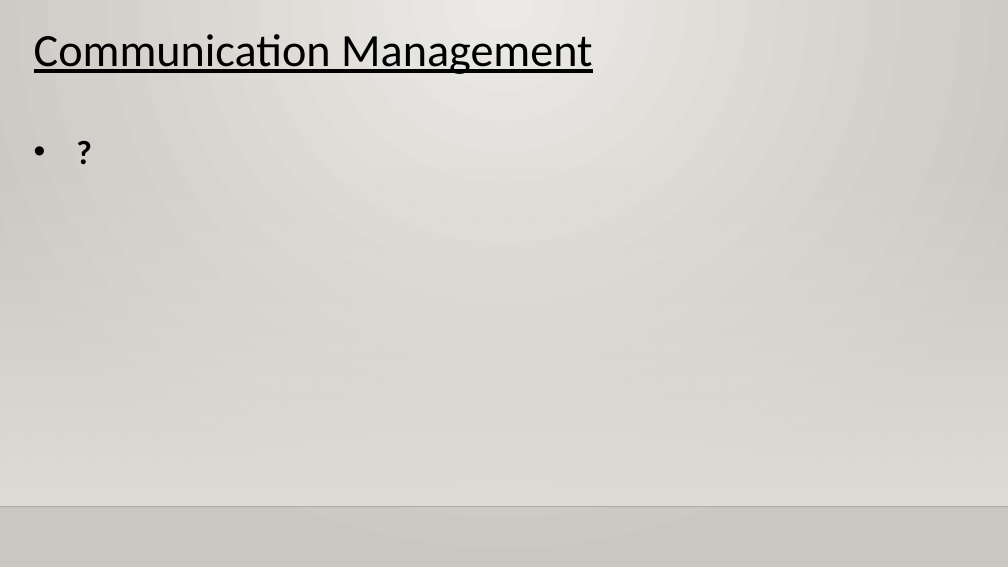
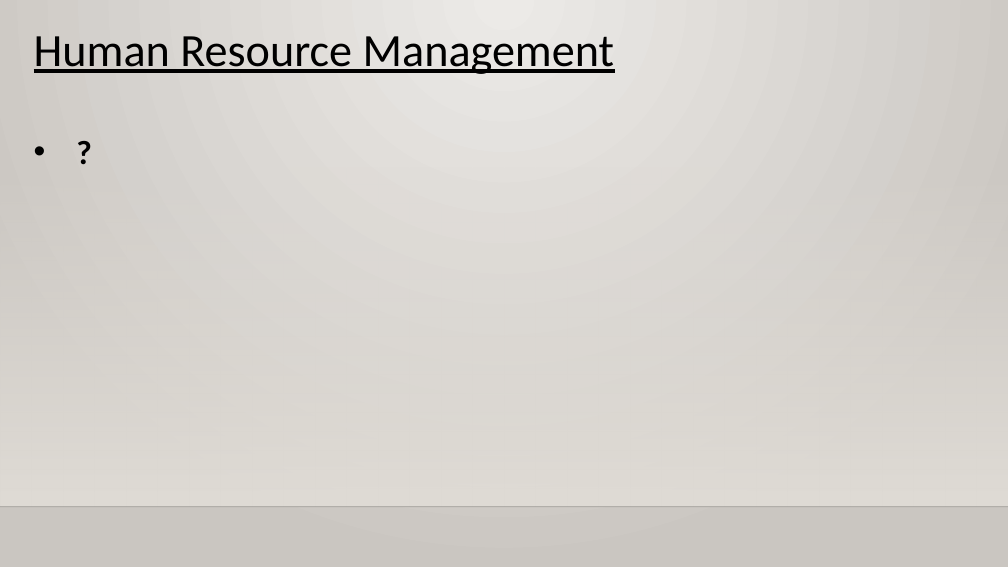
Before and after one commit to XtremisStudio/Project-Management, a slide deck: slide 25 of PRMGT_Presentation_Template.pptx (slide 29 before the commit). Drawn at 1008x567 pixels with LibreOffice and Linux fonts; fonts in the diff are those of the drawing; background and template pictures are left out. Boxes give left, top, right and bottom in pixels: in the first picture for what was removed or moved away, otherwise in the second. Text is boxed around its words. In the diff, an @@ line names an element or a change of style, - is before the commit and + after.

```diff
--- a/PRMGT_Presentation_Template.pptx
+++ b/PRMGT_Presentation_Template.pptx
@@ text at (x1=34, y1=36, x2=614, y2=74): text changed @@
-Communication Management
+Human Resource Management
```
Also in this commit, not shown: 3 other slides changed.
